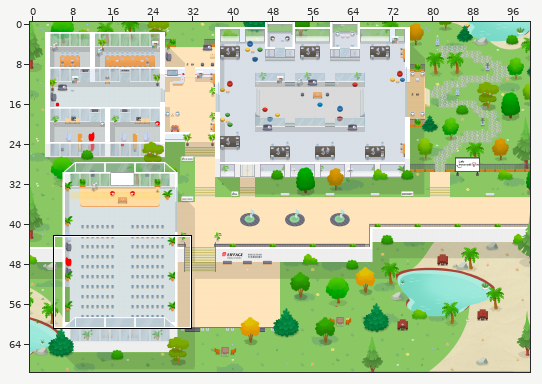
An edit to a level. Tiled map (JSON), map.tmj. The first picture is a wide view before the edit; the outline marks the close-up.
Close-up. The starting point:
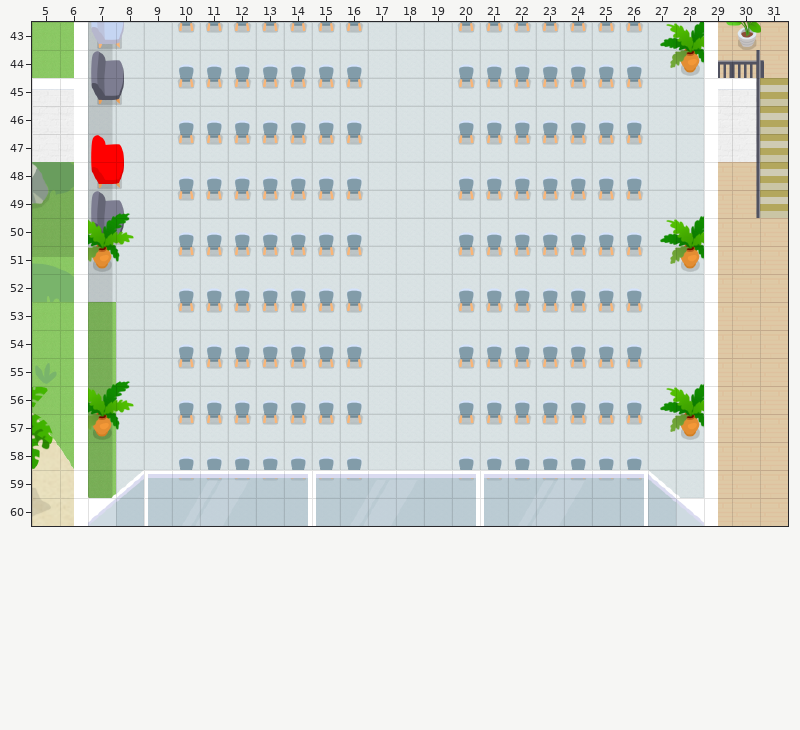
Cells are 32x32 px. Shown: x 5..31, y 43..60. The commit also changed other parts of the map, which this record leaves out.
Once edited:
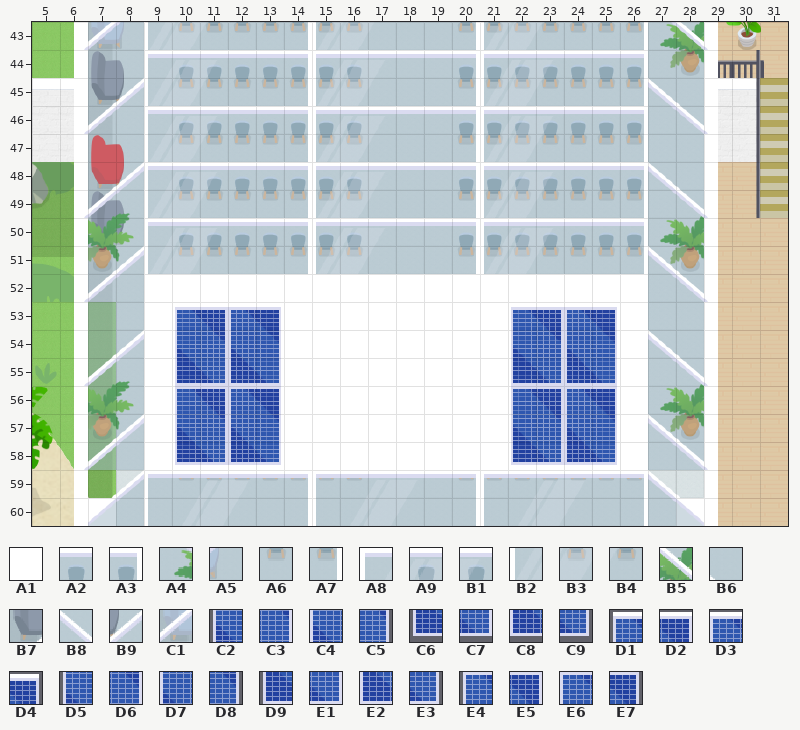
Key: from "Chunk 16": A1 100; from "Chunk 19": A2 199, A3 200, A4 208, A5 208 flipped left-right, A6 213, A7 214; from "Chunk 20": A8 8, A9 9, B1 10, B2 13, B3 14, B4 15, B5 31, B6 33, B7 33 flipped left-right, B8 34, B9 34 flipped left-right, C1 36 flipped left-right, C2 90, C3 91, C4 92, C5 93, C6 94, C7 95, C8 96, C9 97, D1 109, D2 110, D3 111, D4 112, D5 113, D6 114, D7 115, D8 116, D9 117, E1 118, E2 119, E3 120, E4 121, E5 122, E6 123, E7 124.
__ is an empty cell.
Tiles of an added or newly shown layer are drawn over the layers below it.
See-through tiles are keyed as they look on the map.
The exact change:
Layer "Roof/roof1" (now shown):
y 43: x 7..28 __ __ __ __ __ __ __ __ __ __ __ __ __ __ __ __ __ __ __ __ __ __ -> C1 A5 B2 B3 B4 A6 A6 A7 B2 B3 B4 A6 A6 A7 B2 B3 B4 A6 A6 A7 A4 B5
y 44: x 7..28 __ __ __ __ __ __ __ __ __ __ __ __ __ __ __ __ __ __ __ __ __ __ -> A6 A6 A8 A9 B1 A2 A2 A3 A8 A9 B1 A2 A2 A3 A8 A9 B1 A2 A2 A3 A6 A6
y 45: x 7..28 __ __ __ __ __ __ __ __ __ __ __ __ __ __ __ __ __ __ __ __ __ __ -> B7 B9 B2 B3 B4 A6 A6 A7 B2 B3 B4 A6 A6 A7 B2 B3 B4 A6 A6 A7 B8 B6
y 46: x 7..28 __ __ __ __ __ __ __ __ __ __ __ __ __ __ __ __ __ __ __ __ __ __ -> C1 A5 A8 A9 B1 A2 A2 A3 A8 A9 B1 A2 A2 A3 A8 A9 B1 A2 A2 A3 A4 B5
y 47: x 7..28 __ __ __ __ __ __ __ __ __ __ __ __ __ __ __ __ __ __ __ __ __ __ -> A6 A6 B2 B3 B4 A6 A6 A7 B2 B3 B4 A6 A6 A7 B2 B3 B4 A6 A6 A7 A6 A6
y 48: x 7..28 __ __ __ __ __ __ __ __ __ __ __ __ __ __ __ __ __ __ __ __ __ __ -> B7 B9 A8 A9 B1 A2 A2 A3 A8 A9 B1 A2 A2 A3 A8 A9 B1 A2 A2 A3 B8 B6
y 49: x 7..28 __ __ __ __ __ __ __ __ __ __ __ __ __ __ __ __ __ __ __ __ __ __ -> C1 A5 B2 B3 B4 A6 A6 A7 B2 B3 B4 A6 A6 A7 B2 B3 B4 A6 A6 A7 A4 B5
y 50: x 7..28 __ __ __ __ __ __ __ __ __ __ __ __ __ __ __ __ __ __ __ __ __ __ -> A6 A6 A8 A9 B1 A2 A2 A3 A8 A9 B1 A2 A2 A3 A8 A9 B1 A2 A2 A3 A6 A6
y 51: x 7..28 __ __ __ __ __ __ __ __ __ __ __ __ __ __ __ __ __ __ __ __ __ __ -> B7 B9 B2 B3 B4 A6 A6 A7 B2 B3 B4 A6 A6 A7 B2 B3 B4 A6 A6 A7 B8 B6
y 52: x 7..28 __ __ __ __ __ __ __ __ __ __ __ __ __ __ __ __ __ __ __ __ __ __ -> C1 A5 A1 A1 A1 A1 A1 A1 A1 A1 A1 A1 A1 A1 A1 A1 A1 A1 A1 A1 A4 B5
y 53: x 7..28 __ __ __ __ __ __ __ __ __ __ __ __ __ __ __ __ __ __ __ __ __ __ -> A6 A6 A1 A1 A1 A1 A1 A1 A1 A1 A1 A1 A1 A1 A1 A1 A1 A1 A1 A1 A6 A6
y 54: x 7..10 __ __ __ __ -> B7 B9 A1 A1; x 13..22 __ __ __ __ __ __ __ __ __ __ -> A1 A1 A1 A1 A1 A1 A1 A1 A1 A1; x 25..28 __ __ __ __ -> A1 A1 B8 B6
y 55: x 7..10 __ __ __ __ -> C1 A5 A1 A1; x 13..22 __ __ __ __ __ __ __ __ __ __ -> A1 A1 A1 A1 A1 A1 A1 A1 A1 A1; x 25..28 __ __ __ __ -> A1 A1 A4 B5
y 56: x 7..10 __ __ __ __ -> A6 A6 A1 A1; x 13..22 __ __ __ __ __ __ __ __ __ __ -> A1 A1 A1 A1 A1 A1 A1 A1 A1 A1; x 25..28 __ __ __ __ -> A1 A1 A6 A6
y 57: x 7..10 __ __ __ __ -> B7 B9 A1 A1; x 13..22 __ __ __ __ __ __ __ __ __ __ -> A1 A1 A1 A1 A1 A1 A1 A1 A1 A1; x 25..28 __ __ __ __ -> A1 A1 B8 B6
y 58: x 7..28 __ __ __ __ __ __ __ __ __ __ __ __ __ __ __ __ __ __ __ __ __ __ -> C1 A5 A1 A1 A1 A1 A1 A1 A1 A1 A1 A1 A1 A1 A1 A1 A1 A1 A1 A1 A4 B5
Layer "Roof/roof2" (now shown):
y 53: x 10..13 __ __ __ __ -> D1 D2 D3 D4; x 22..25 __ __ __ __ -> D1 D2 D3 D4
y 54: x 10..13 __ __ __ __ -> D5 D6 D7 D8; x 22..25 __ __ __ __ -> D5 D6 D7 D8
y 55: x 10..13 __ __ __ __ -> D9 E1 E2 E3; x 22..25 __ __ __ __ -> D9 E1 E2 E3
y 56: x 10..13 __ __ __ __ -> E4 E5 E6 E7; x 22..25 __ __ __ __ -> E4 E5 E6 E7
y 57: x 10..13 __ __ __ __ -> C2 C3 C4 C5; x 22..25 __ __ __ __ -> C2 C3 C4 C5
y 58: x 10..13 __ __ __ __ -> C6 C7 C8 C9; x 22..25 __ __ __ __ -> C6 C7 C8 C9
Where, in picture pixels (left, top, right, bottom), the same in both close-ups:
added: (88, 22, 704, 470)
